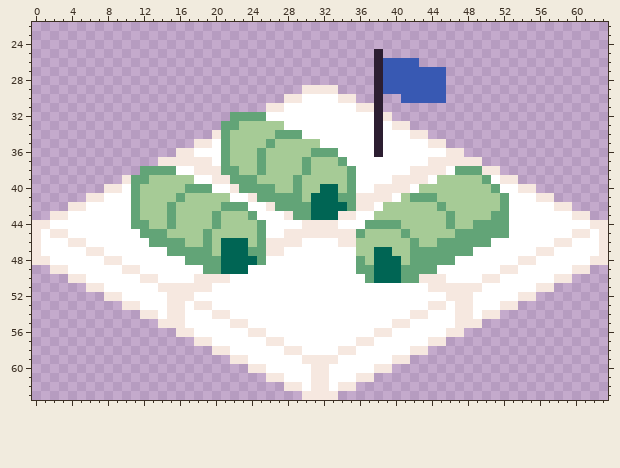
Two states of a pixel-art file, Cold-Conquest-Root/out/production/Cold-Conquest-Root/base.ase. That is the earlier state.
64x64 pixels, 1 frame. Shown: x 0..63, y 22..63.
The result:
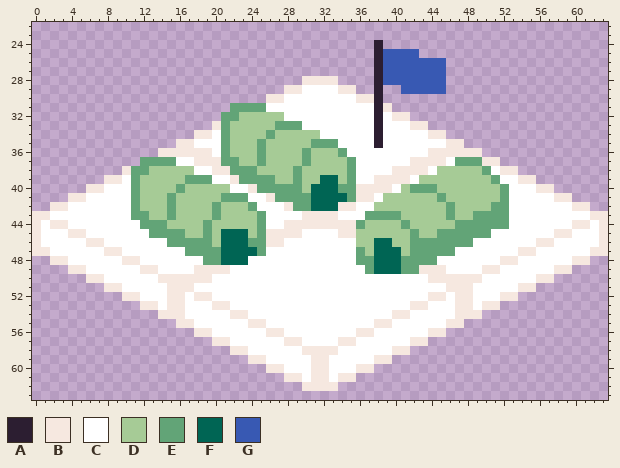
Palette (. is transparent): A #2c1e31  B #f6e8e0  C #ffffff  D #a6cb96  E #62a477  F #006554  G #3859b3
The edit:
Changed rows in their new state; - is an unchanged pixel.
Layers "base", "IceSheet":
first column x 0:
24 --------------------------------------A-------------------------
25 ---------------------------------------GGGG---------------------
26 -------------------------------------------GGG------------------
28 ------------------------------BBBB------------------------------
29 ----------------------------BBCCCCBB---..-----------------------
30 --------------------------BBCC----CCBB---.....------------------
31 ----------------------EEEECC--------CC-B------------------------
32 ---------------------E-DDDDD-----------CBB----------------------
33 --------------------B-D----EEE----------CCBB--------------------
34 ------------------BBC-----EDDDDD----------CCBB------------------
35 ----------------BBCC-----ED----EEE----------CCBB----------------
36 --------------BB--BB----------EDDDE---C-----BB--BB--------------
37 ------------EEEECC--B-E-----------DE------BB--CEEEBB------------
38 ----------BE-DDDDDCC-B-EED---ED---------BB--CDDDDDECBB----------
39 --------BBC-D----EEECCB--EE-----FF----BB--CDD-----DECCBB--------
40 ------BBCC------EDDDDDCCB--EE--F--E-BB--CDEEE------DE-CCBB------
41 ----BBCC-------ED----EEECCB---E---F---CDD-DDDE----------CCBB----
42 --BBCC--------------EDDDE-CCB-----BBCCD------DE----E------CCBB--
43 BBCC--------E-----------DE--CCBBBBCC-EEEE--------EE---------CCBB
44 -CBB-------C-EED---ED-------BB----BBEDDDDE----DEE-----------BBC-
45 --CCBB------C--EE----FFF--BB--CCCC--D----DE--EE----CC-----BBCC--
46 ----CCBB-----CC--EE-----E---CC----CC--FF---EE----CC-----BBCC----
47 -B----CCBB-----CC---E---F-CC--------E---F------CC-----BBCC----B-
48 ..BB----CCBB-----CC-----CC-----------E---E---CC-----BBCC----BB..
49 --..BB----CCBB----BBBBCC------------C------BBB----BBCC----BB..--
50 ----..BB----CCBBBB--CC---------------CCCCCCC--BBBBCC----BB..----
51 ------..BB----C---CC------------------------CC---C----BB..------
52 --------..BB-----CBB------------------------BBC-----BB..--------
53 ----------..BB----CCBB--------------------BBCC----BB..----------
54 ------------..B-----CCBB----------------BBCC-----B..------------
55 --------------..-B----CCBB------------BBCC----B-..--------------
56 ----------------..BB----CCBB--------BBCC----BB..----------------
57 ------------------..BB----CCBB----BBCC----BB..------------------
58 --------------------..BB----CCBBBBCC----BB..--------------------
59 ----------------------..BB----C--C----BB..----------------------
60 ------------------------..BB--------BB..------------------------
61 --------------------------..BB----BB..--------------------------
62 ----------------------------..B--B..----------------------------
63 ------------------------------....------------------------------
